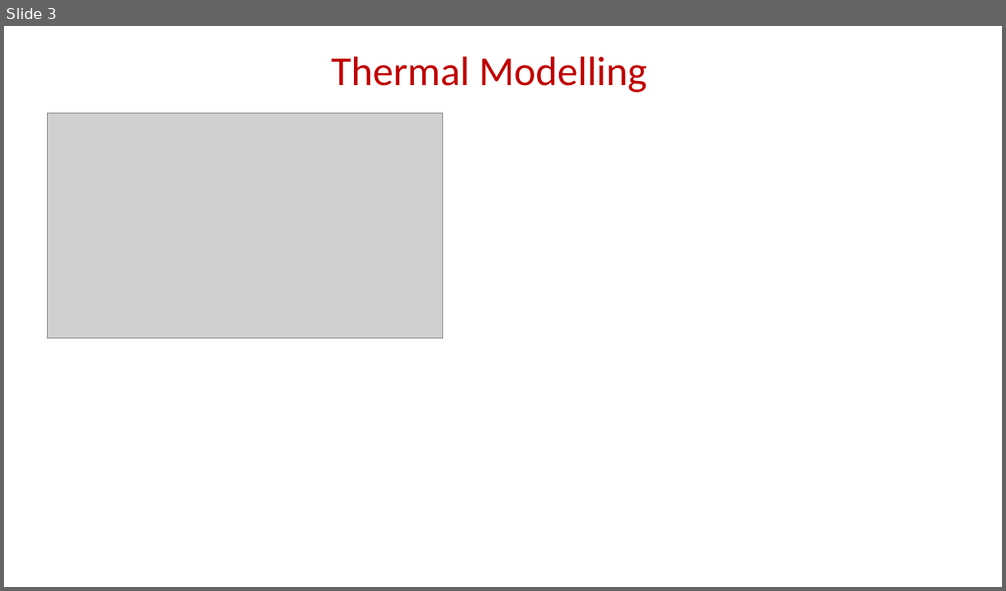
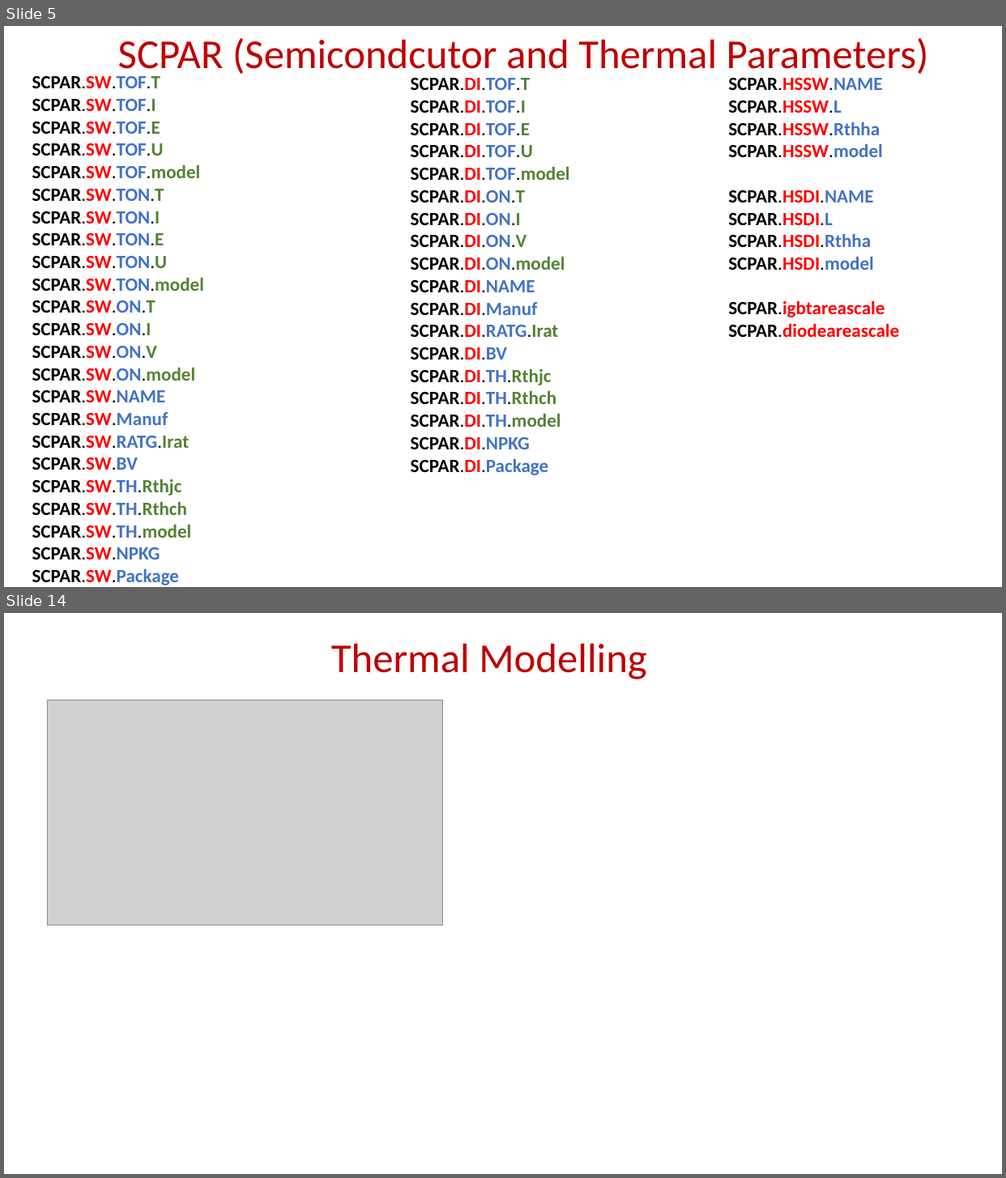
Before and after one commit to EnesAyaz/KTH, a slide deck: Weekly-Reports/IterativeSolutuon.pptx. Shown one above the other, each under a label of ours: slide 3 before the commit, slides 5 and 14 after it; the slides between them are not shown. The pictures are 1006x591 and 1006x1178 pixels, drawn with LibreOffice and Linux fonts; fonts in the diff are those of the drawing; grey boxes stand for pictures. Boxes give left, top, right and bottom in pixels: in the first picture for what was removed or moved away, otherwise in the second. Text is boxed around its words. In the diff, an @@ line names an element or a change of style, - is before the commit and + after.

```diff
--- a/Weekly-Reports/IterativeSolutuon.pptx
+++ b/Weekly-Reports/IterativeSolutuon.pptx
@@ slide 5 added at (4,26,1002,587), background #FFFFFF @@
@@ title added at (118,38,929,78), 39.6 pt, text #C00000 @@
+SCPAR (Semicondcutor and Thermal Parameters)
@@ text added at (32,76,205,586), 18 pt, text #000000, bold @@
+SCPAR.SW.TOF.T
+SCPAR.SW.TOF.I
+SCPAR.SW.TOF.E
+SCPAR.SW.TOF.U
+SCPAR.SW.TOF.model
+SCPAR.SW.TON.T
+SCPAR.SW.TON.I
+SCPAR.SW.TON.E
+SCPAR.SW.TON.U
+SCPAR.SW.TON.model
+SCPAR.SW.ON.T
+SCPAR.SW.ON.I
+SCPAR.SW.ON.V
+SCPAR.SW.ON.model
+SCPAR.SW.NAME
+SCPAR.SW.Manuf
+SCPAR.SW.RATG.Irat
+SCPAR.SW.BV
+SCPAR.SW.TH.Rthjc
+SCPAR.SW.TH.Rthch
+SCPAR.SW.TH.model
+SCPAR.SW.NPKG
+SCPAR.SW.Package
@@ text added at (411,78,570,476), 18 pt, text #000000, bold @@
+SCPAR.DI.TOF.T
+SCPAR.DI.TOF.I
+SCPAR.DI.TOF.E
+SCPAR.DI.TOF.U
+SCPAR.DI.TOF.model
+SCPAR.DI.ON.T
+SCPAR.DI.ON.I
+SCPAR.DI.ON.V
+SCPAR.DI.ON.model
+SCPAR.DI.NAME
+SCPAR.DI.Manuf
+SCPAR.DI.RATG.Irat
+SCPAR.DI.BV
+SCPAR.DI.TH.Rthjc
+SCPAR.DI.TH.Rthch
+SCPAR.DI.TH.model
+SCPAR.DI.NPKG
+SCPAR.DI.Package
@@ text added at (728,78,899,337), 18 pt, text #000000, bold @@
+SCPAR.HSSW.NAME
+SCPAR.HSSW.L
+SCPAR.HSSW.Rthha
+SCPAR.HSSW.model
+SCPAR.HSDI.NAME
+SCPAR.HSDI.L
+SCPAR.HSDI.Rthha
+SCPAR.HSDI.model
+SCPAR.igbtareascale
+SCPAR.diodeareascale
@@ what was slide 3 is now slide 14 @@
```
Also in this commit, not shown: 1 slide changed, 9 other slides added, 1 slide removed, 7 other files.
